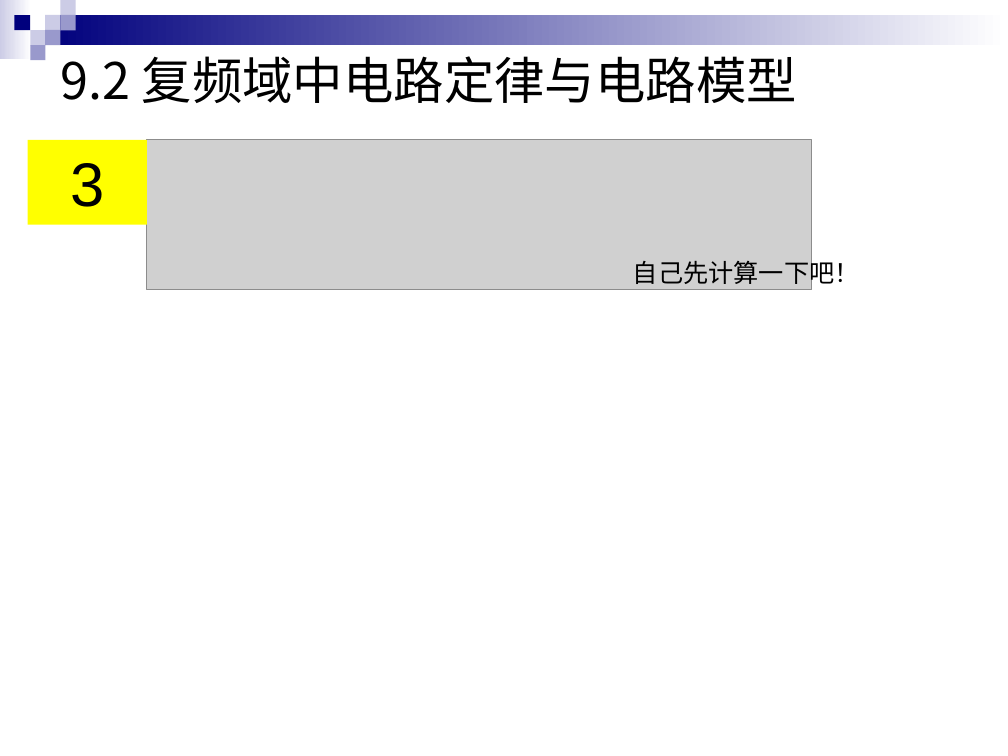
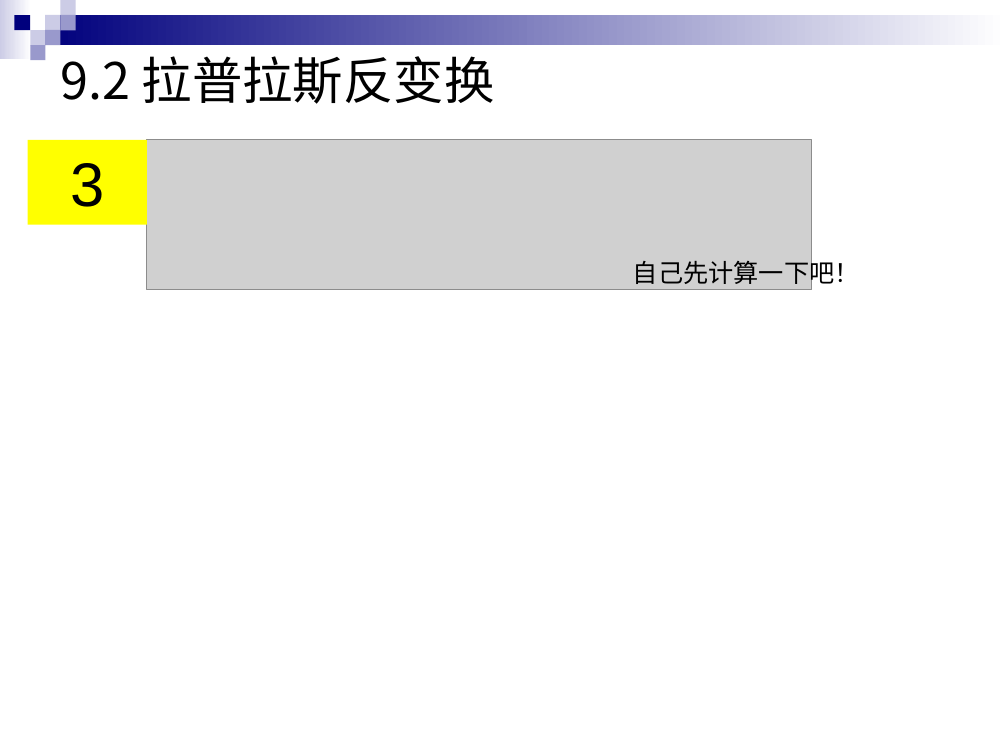
Before and after one commit to HITSZ-OpenAuto/EE1011A, a slide deck: slide 13 of materials/2022暑期电路补习（全9讲）资料/电路复习9 线性动态电路暂态过程的复频域分析/电路复习9.pptx. Drawn at 1008x756 pixels with LibreOffice and Linux fonts; fonts in the diff are those of the drawing; grey boxes stand for pictures. Boxes give left, top, right and bottom in pixels: in the first picture for what was removed or moved away, otherwise in the second. Text is boxed around its words. In the diff, an @@ line names an element or a change of style, - is before the commit and + after.

```diff
--- a/materials/2022暑期电路补习（全9讲）资料/电路复习9 线性动态电路暂态过程的复频域分析/电路复习9.pptx
+++ b/materials/2022暑期电路补习（全9讲）资料/电路复习9 线性动态电路暂态过程的复频域分析/电路复习9.pptx
@@ title at [60, 56, 495, 104]: text changed @@
-9.2 复频域中电路定律与电路模型
+9.2 拉普拉斯反变换
```
Also in this commit, not shown: 8 other slides changed, 3 other files.
